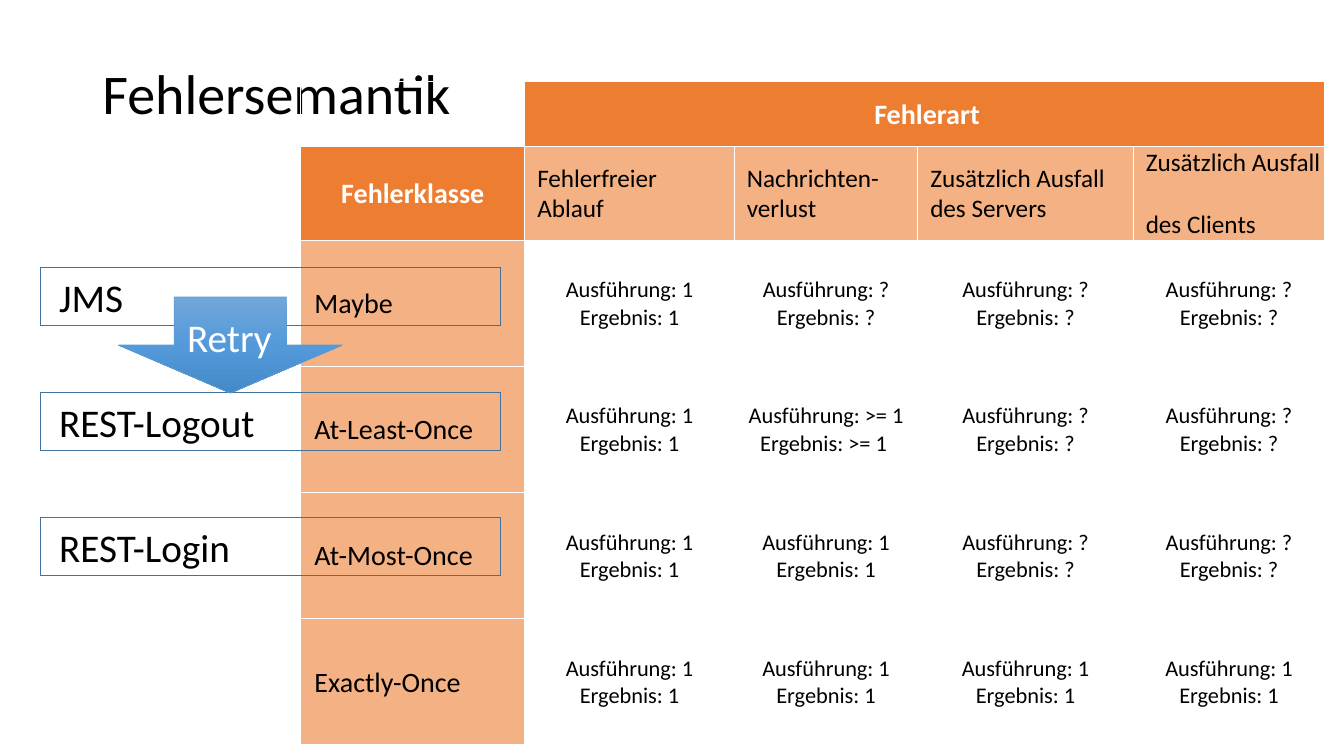
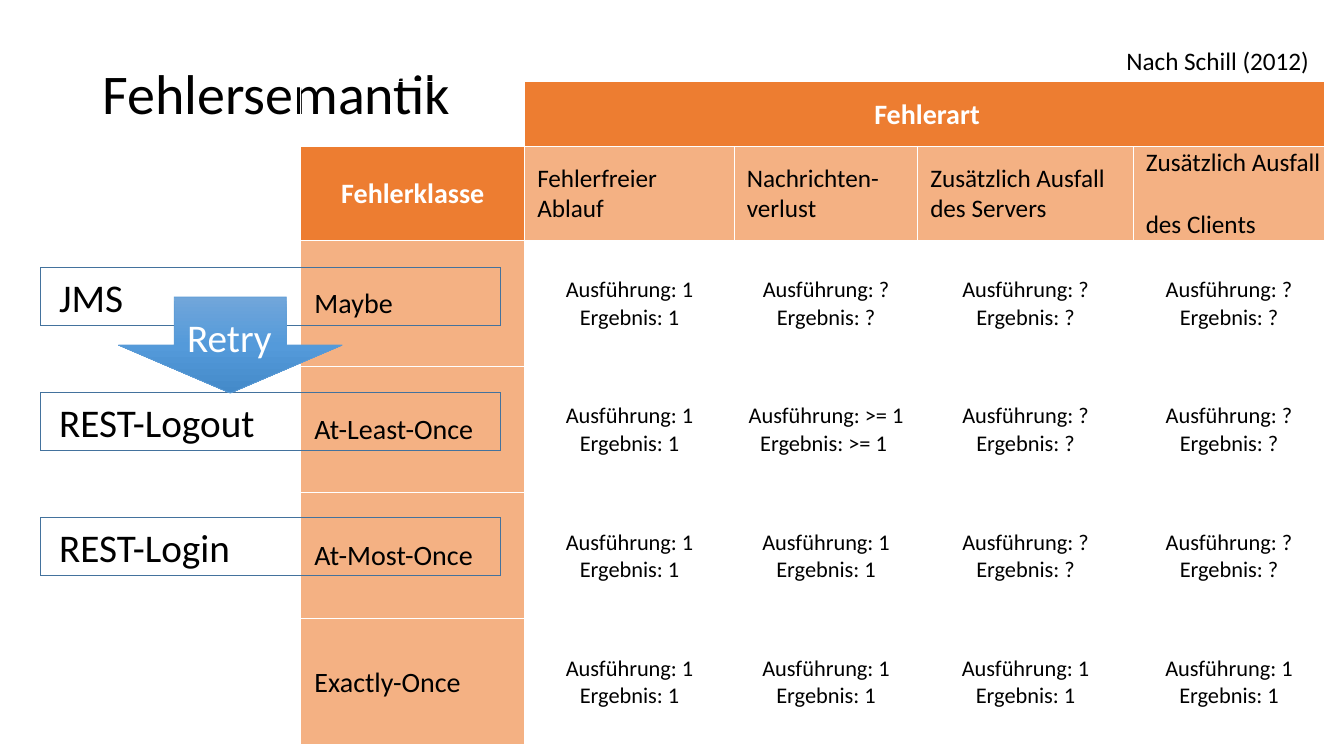
Before and after one commit to chrissike/chatapplication, a slide deck: slide 9 of dokumentation/vortrag.pptx. Drawn at 1344x756 pixels with LibreOffice and Linux fonts; fonts in the diff are those of the drawing; background and template pictures are left out. Boxes give left, top, right and bottom in pixels: in the first picture for what was removed or moved away, otherwise in the second. Text is boxed around its words. In the diff, an @@ line names an element or a change of style, - is before the commit and + after.

```diff
--- a/dokumentation/vortrag.pptx
+++ b/dokumentation/vortrag.pptx
@@ text added at (x1=1126, y1=51, x2=1309, y2=74), 18 pt, text #000000 @@
+Nach Schill (2012)
```
Also in this commit, not shown: 2 other slides changed, 1 other file.
